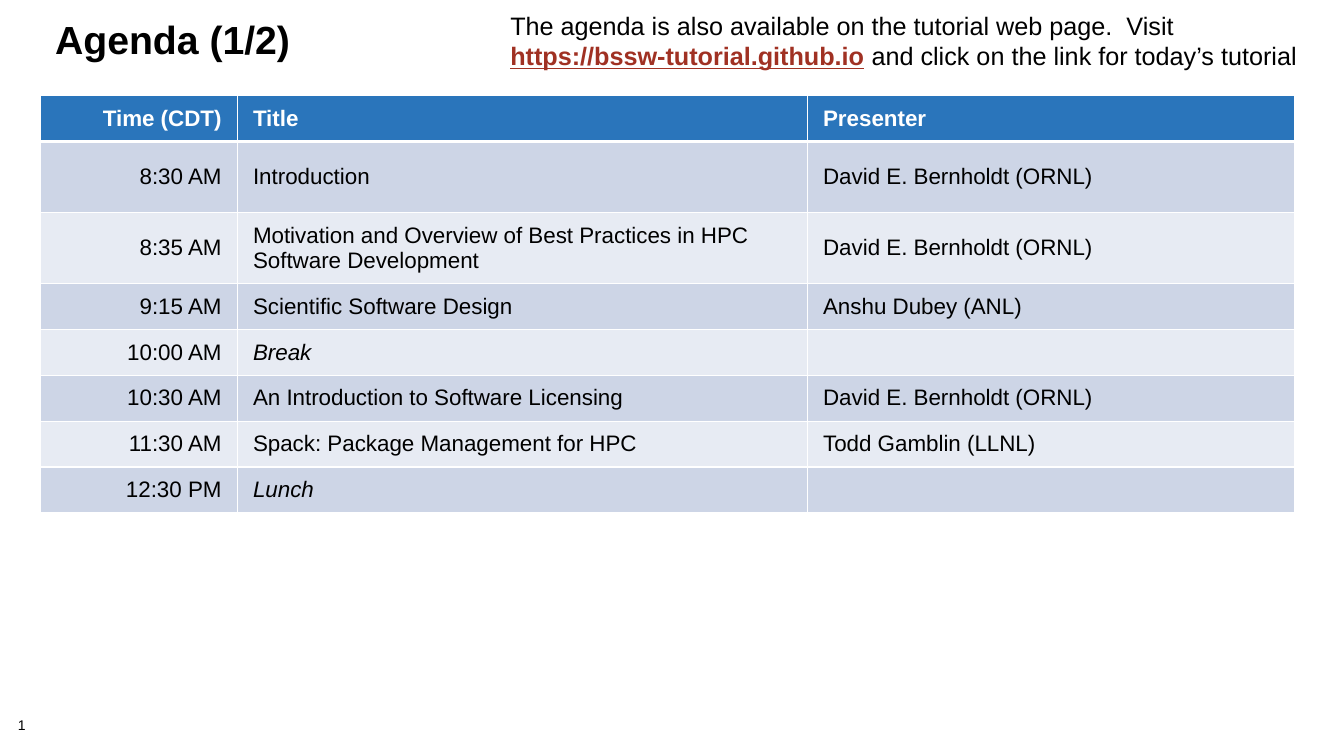
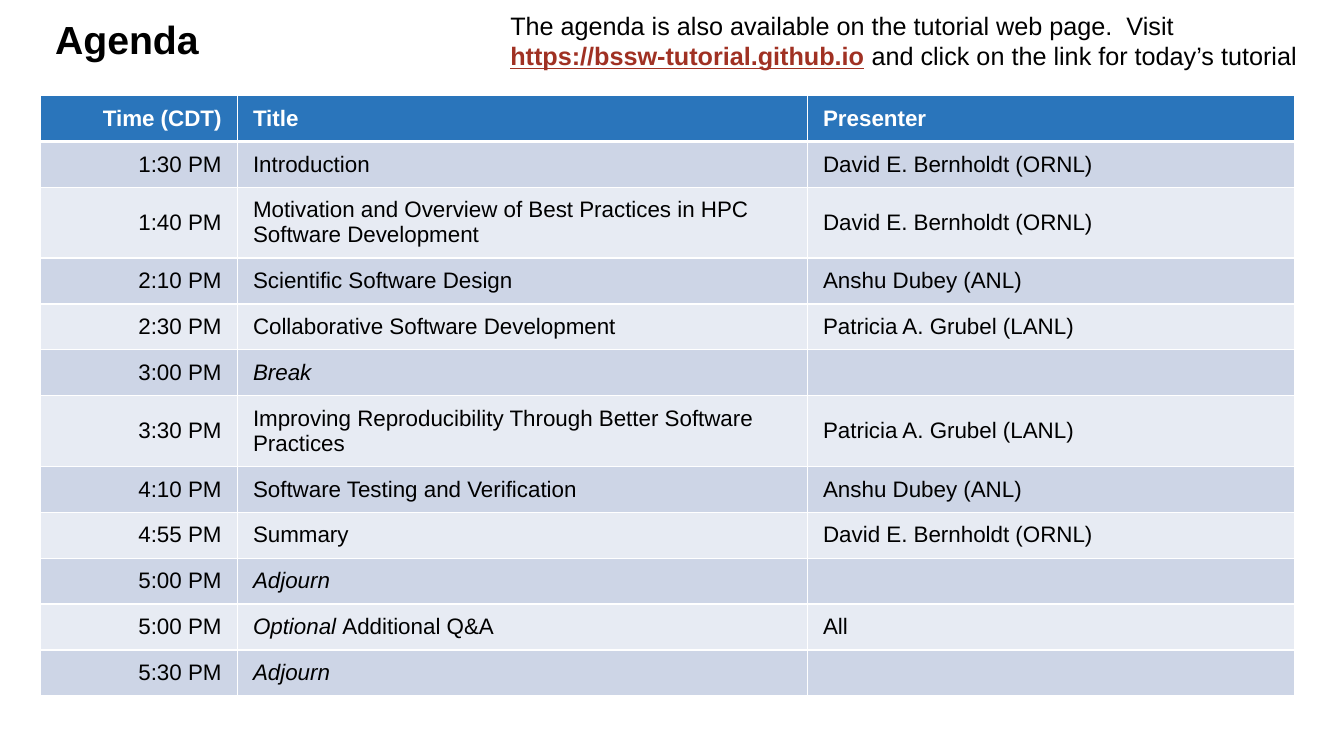
Before and after one commit to bssw-tutorial/presentations, a slide deck: slide 1 of agenda-master.pptx. Drawn at 1344x756 pixels with LibreOffice and Linux fonts; fonts in the diff are those of the drawing; background and template pictures are left out. Boxes give left, top, right and bottom in pixels: in the first picture for what was removed or moved away, otherwise in the second. Text is boxed around its words. In the diff, an @@ line names an element or a change of style, - is before the commit and + after.

```diff
--- a/agenda-master.pptx
+++ b/agenda-master.pptx
@@ title at box(55, 25, 199, 62): text changed @@
-Agenda (1/2)
+Agenda
@@ table at box(40, 96, 1294, 724) @@
-row 2: 8:30 AM | Introduction | David E. Bernholdt (ORNL)
-row 3: 8:35 AM | Motivation and Overview of Best Practices in HPC Software Development | David E. Bernholdt (ORNL)
-row 4: 9:15 AM | Scientific Software Design | Anshu Dubey (ANL)
-row 5: 10:00 AM | Break | 
-row 6: 10:30 AM | An Introduction to Software Licensing | David E. Bernholdt (ORNL)
-row 7: 11:30 AM | Spack: Package Management for HPC | Todd Gamblin (LLNL)
-row 8: 12:30 PM | Lunch | 
+row 2: 1:30 PM | Introduction | David E. Bernholdt (ORNL)
+row 3: 1:40 PM | Motivation and Overview of Best Practices in HPC Software Development | David E. Bernholdt (ORNL)
+row 4: 2:10 PM | Scientific Software Design | Anshu Dubey (ANL)
+row 5: 2:30 PM | Collaborative Software Development | Patricia A. Grubel (LANL)
+row 6: 3:00 PM | Break | 
+row 7: 3:30 PM | Improving Reproducibility Through Better Software Practices | Patricia A. Grubel (LANL)
+row 8: 4:10 PM | Software Testing and Verification | Anshu Dubey (ANL)
+row 9: 4:55 PM | Summary | David E. Bernholdt (ORNL)
+row 10: 5:00 PM | Adjourn | 
+row 11: 5:00 PM | Optional Additional Q&A | All
+row 12: 5:30 PM | Adjourn | 
@@ page number removed at box(18, 720, 26, 730) @@
-1
```
Also in this commit, not shown: 1 slide removed, 2 other files.
